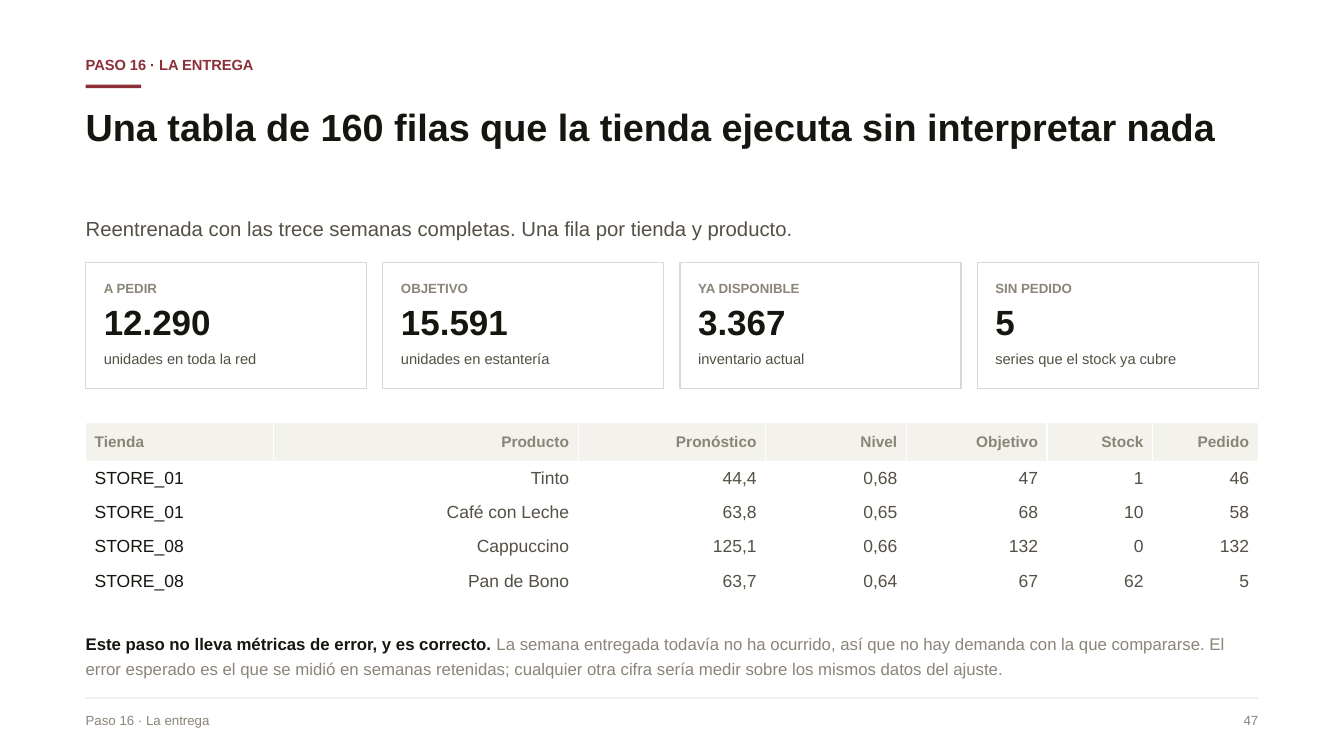
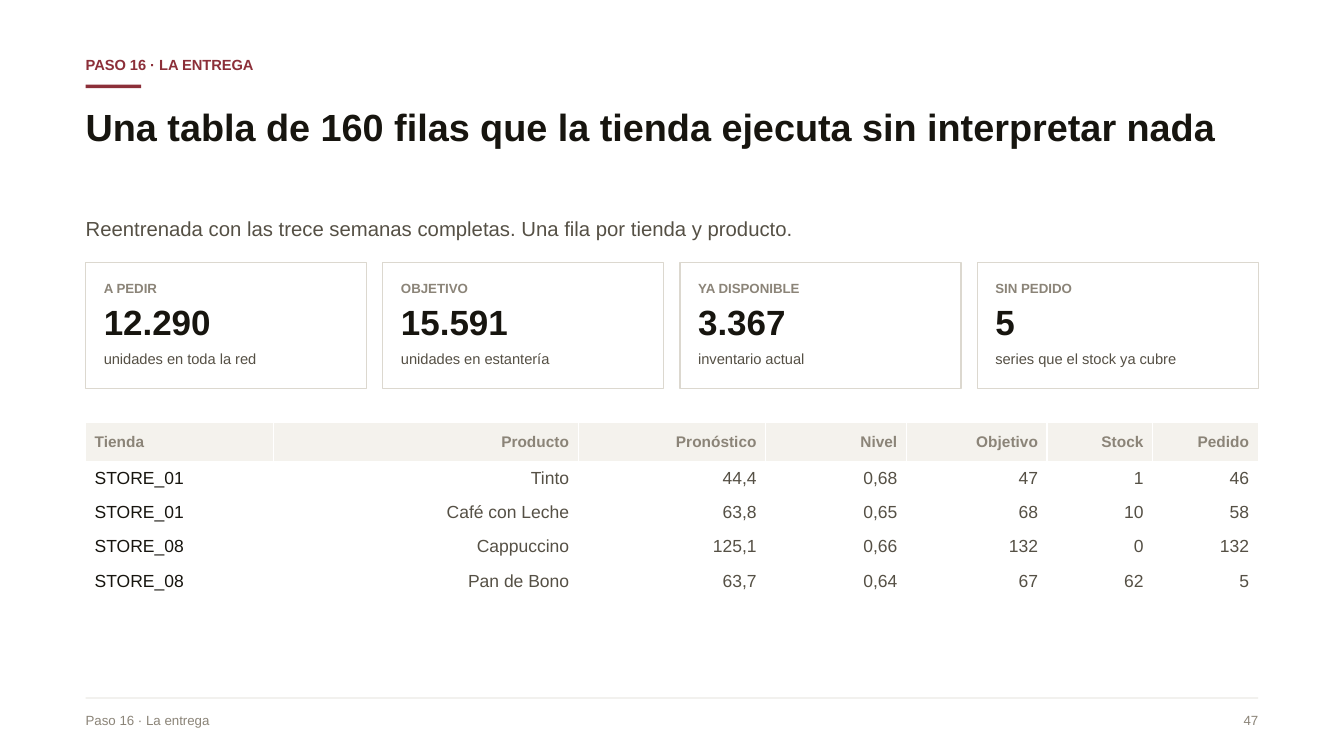
Before and after one commit to Danilo22m/Prueba_Tostao, a slide deck: slide 40 of Presentacion_Caso_A.pptx. Drawn at 1344x756 pixels with LibreOffice and Linux fonts; fonts in the diff are those of the drawing. Boxes give left, top, right and bottom in pixels: in the first picture for what was removed or moved away, otherwise in the second. Text is boxed around its words. In the diff, an @@ line names an element or a change of style, - is before the commit and + after.

```diff
--- a/Presentacion_Caso_A.pptx
+++ b/Presentacion_Caso_A.pptx
@@ text removed at (x1=86, y1=637, x2=1224, y2=679) @@
-Este paso no lleva métricas de error, y es correcto. La semana entregada todavía no ha ocurrido, así que no hay demanda con la que compararse. El error esperado es el que se midió en semanas retenidas; cualquier otra cifra sería medir sobre los mismos datos del ajuste.
```
Also in this commit, not shown: 4 other slides changed, 1 slide removed, 3 other files.
